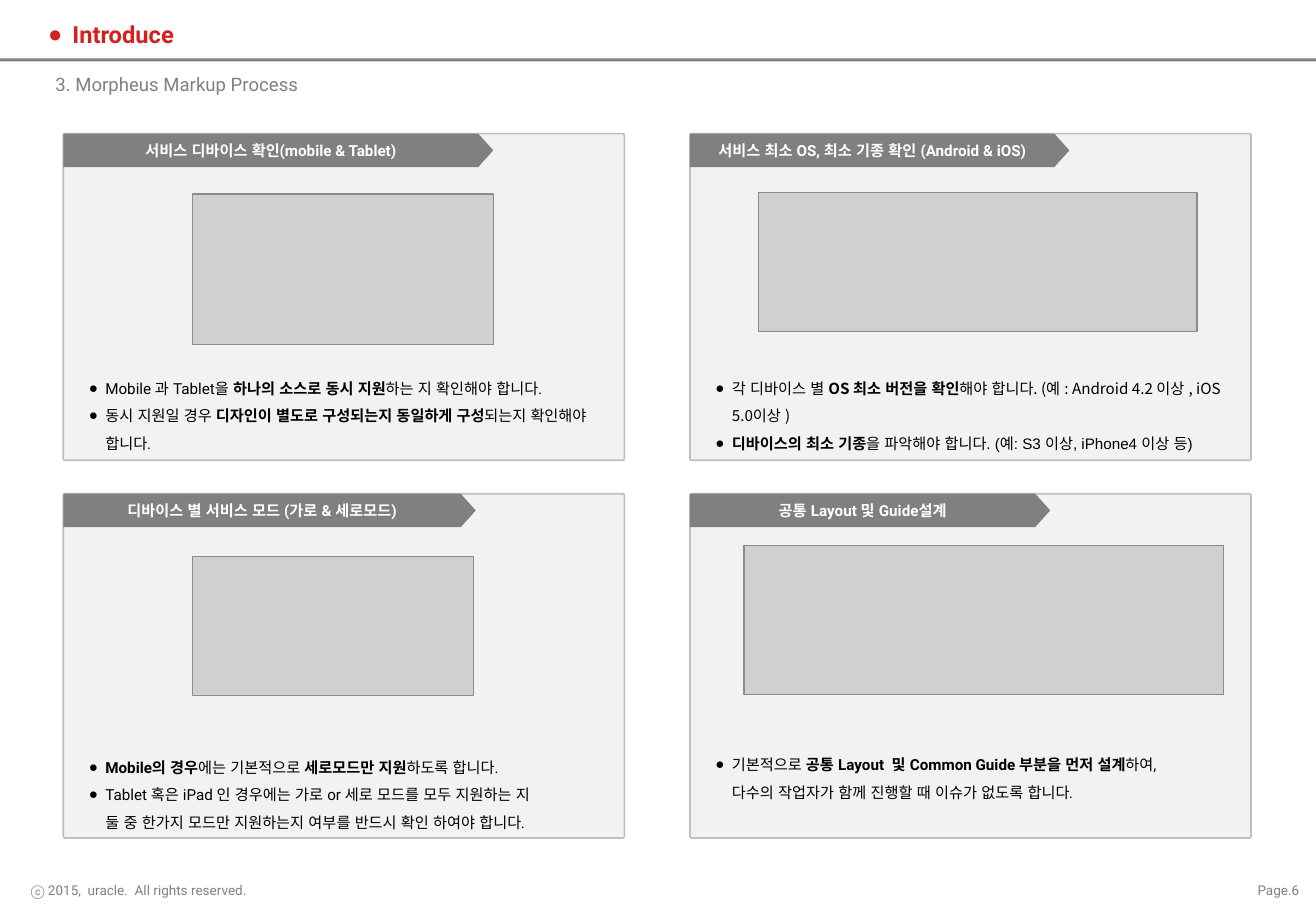
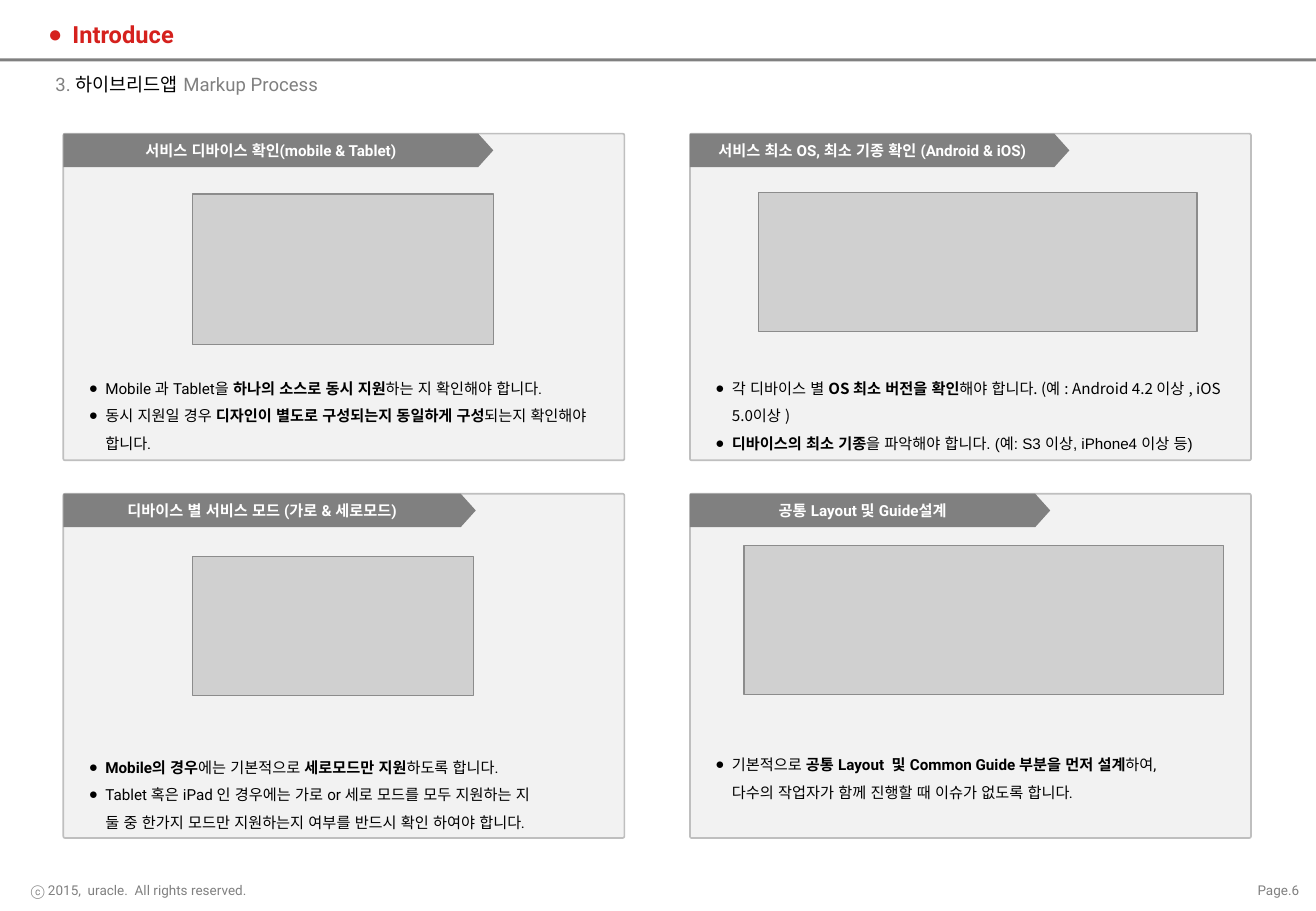
Before and after one commit to SNUH-SMILE/client-app, a slide deck: slide 6 of 기획/하이브리드앱 MarkUp 가이드라인.pptx. Drawn at 1316x911 pixels with LibreOffice and Linux fonts; fonts in the diff are those of the drawing; grey boxes stand for pictures; background and template pictures are left out. Boxes give left, top, right and bottom in pixels: in the first picture for what was removed or moved away, otherwise in the second. Text is boxed around its words. In the diff, an @@ line names an element or a change of style, - is before the commit and + after.

```diff
--- a/기획/하이브리드앱 MarkUp 가이드라인.pptx
+++ b/기획/하이브리드앱 MarkUp 가이드라인.pptx
@@ text at (x1=55, y1=75, x2=318, y2=95): text changed @@
-3. Morpheus Markup Process
+3. 하이브리드앱 Markup Process
```
Also in this commit, not shown: 13 other slides changed.
